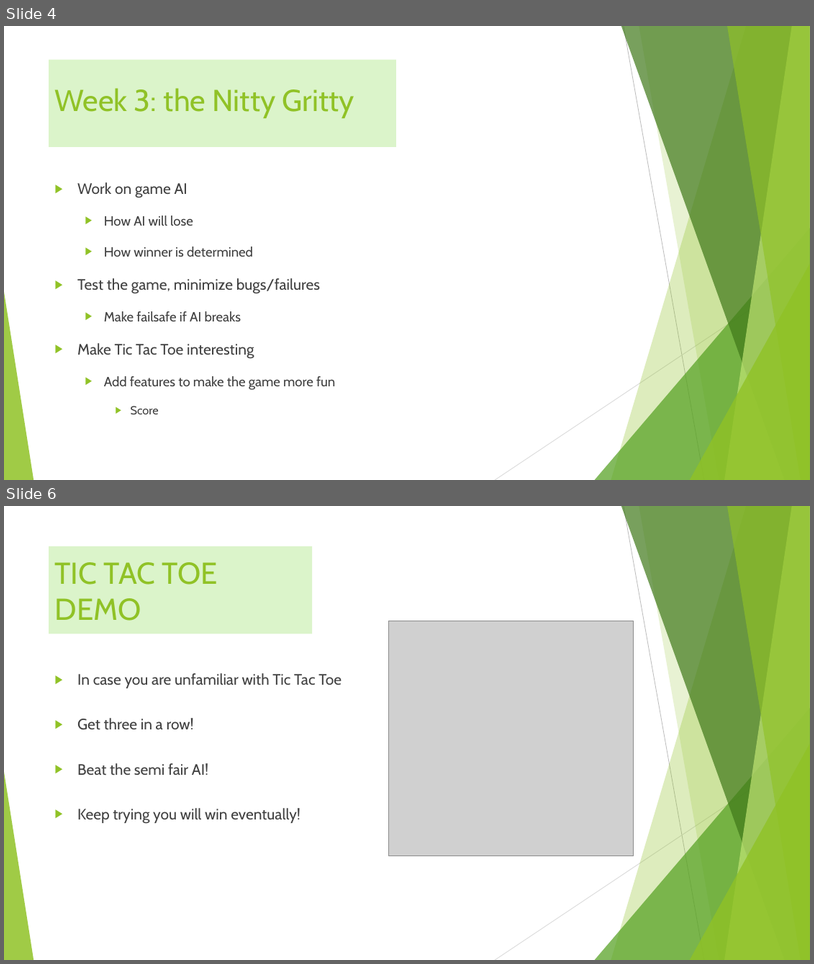
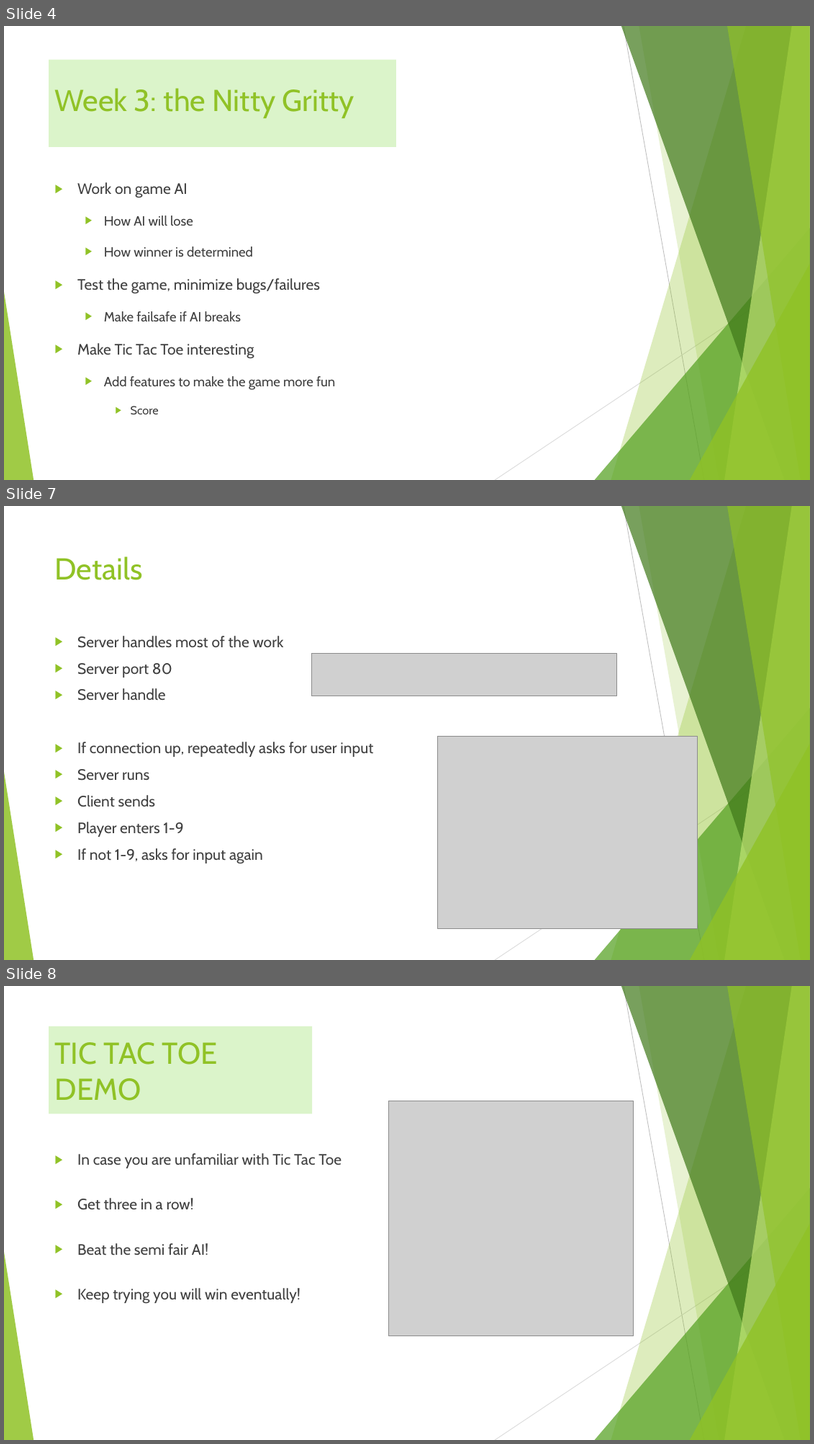
Before and after one commit to CSIS-BU/sp22-cs330-finalproject-team-murphy, a slide deck: AI Tic tac toe.pptx. Shown one above the other, each under a label of ours: slides 4 and 6 before the commit, slides 4, 7 and 8 after it; the slides between them are not shown. The pictures are 814x964 and 814x1444 pixels, drawn with LibreOffice and Linux fonts; fonts in the diff are those of the drawing; grey boxes stand for pictures. Boxes give left, top, right and bottom in pixels: in the first picture for what was removed or moved away, otherwise in the second. Text is boxed around its words. In the diff, an @@ line names an element or a change of style, - is before the commit and + after.

```diff
--- a/AI Tic tac toe.pptx
+++ b/AI Tic tac toe.pptx
@@ slide 7 added at [4,506,810,960], background #FFFFFF; not listed: 10 template elements that a slide beside it also shows @@
@@ title added at [55,556,143,580], 36 pt, text #90C226 @@
+Details
@@ text added at [77,636,373,864], 18 pt, text #404040 @@
+▶ Server handles most of the work
+▶ Server port 80
+▶ Server handle
+▶ If connection up, repeatedly asks for user input
+▶ Server runs
+▶ Client sends
+▶ Player enters 1-9
+▶ If not 1-9, asks for input again
@@ picture added at [311,654,617,696] @@
@@ picture added at [437,736,698,928] @@
@@ what was slide 6 is now slide 8 @@
```
Also in this commit, not shown: 1 slide changed, 1 other slide added.
